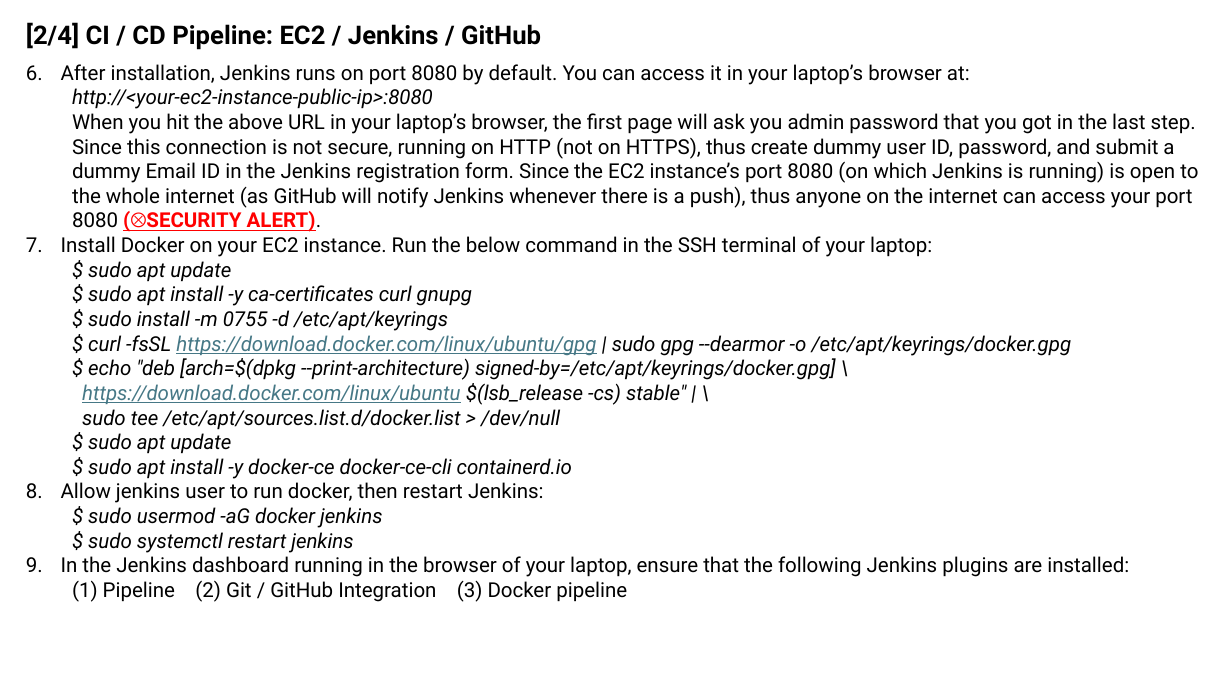
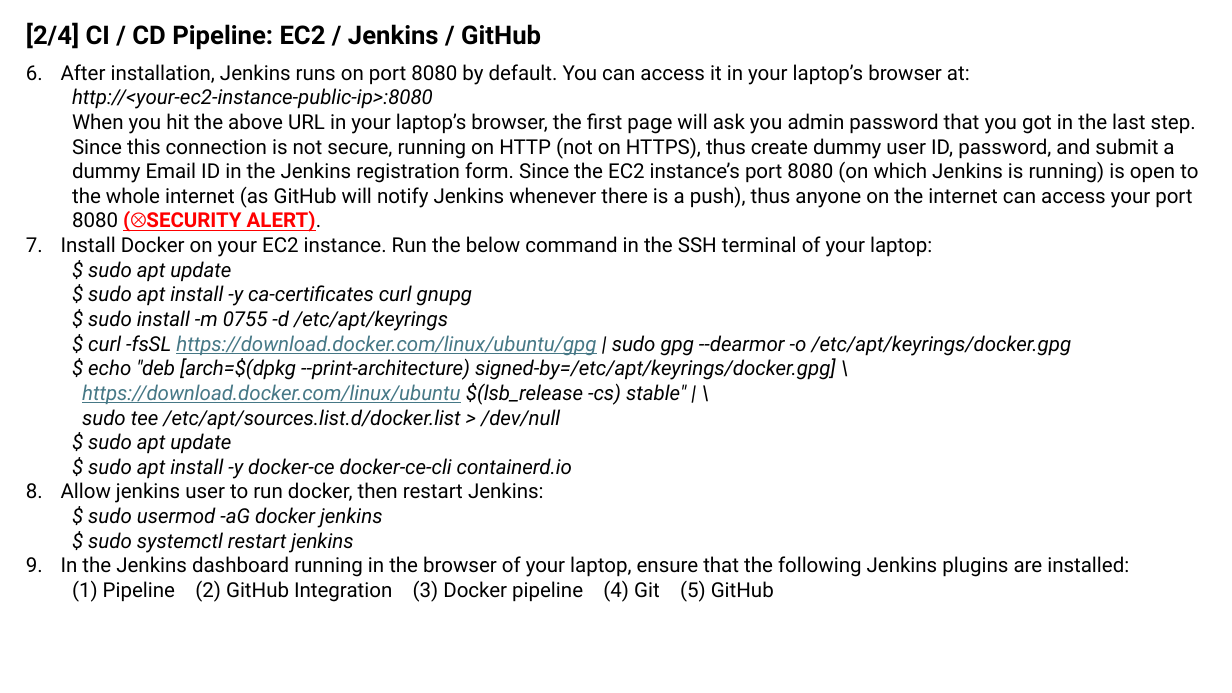
Before and after one commit to sansinghsanjay/sanjays_app, a slide deck: slide 8 of architecture.pptx (slide 9 before the commit). Drawn at 1232x693 pixels with LibreOffice and Linux fonts; fonts in the diff are those of the drawing; background and template pictures are left out. Boxes give left, top, right and bottom in pixels: in the first picture for what was removed or moved away, otherwise in the second. Text is boxed around its words. In the diff, an @@ line names an element or a change of style, - is before the commit and + after.

```diff
--- a/architecture.pptx
+++ b/architecture.pptx
@@ text at [72,580,774,602]: text changed @@
-  (1) Pipeline (2) Git / GitHub Integration (3) Docker pipeline
+  (1) Pipeline (2) GitHub Integration (3) Docker pipeline (4) Git (5) GitHub
```
Also in this commit, not shown: 1 other slide changed, 1 slide removed, 1 other file.
